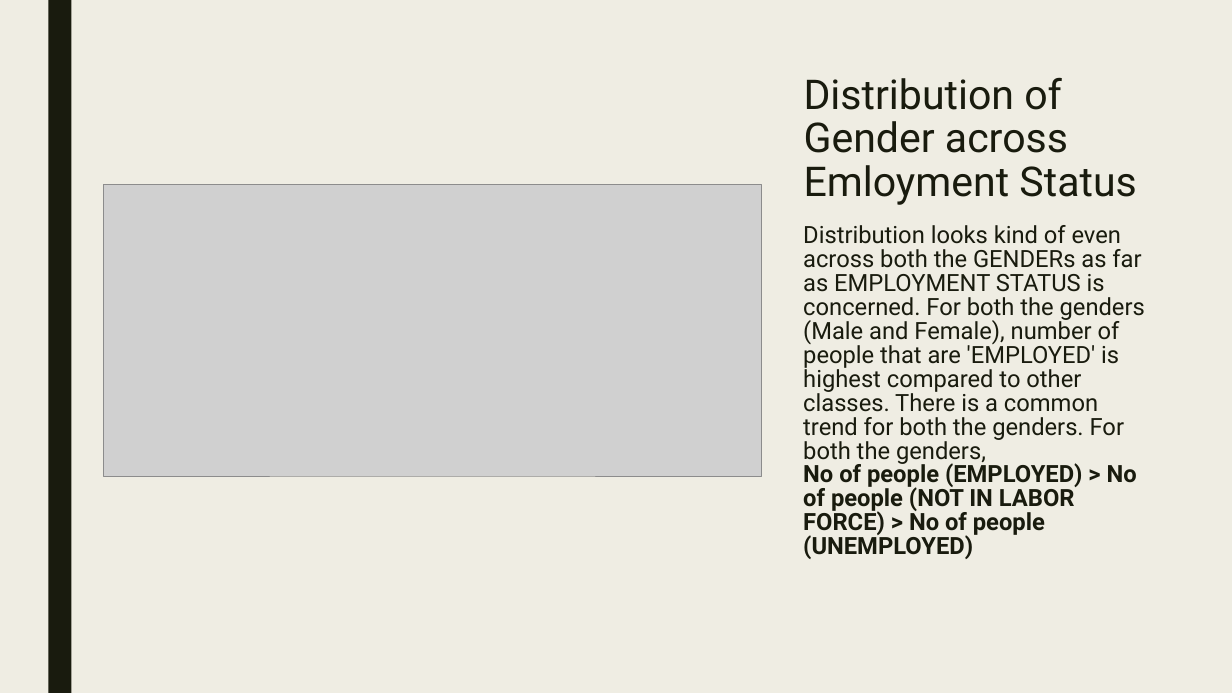
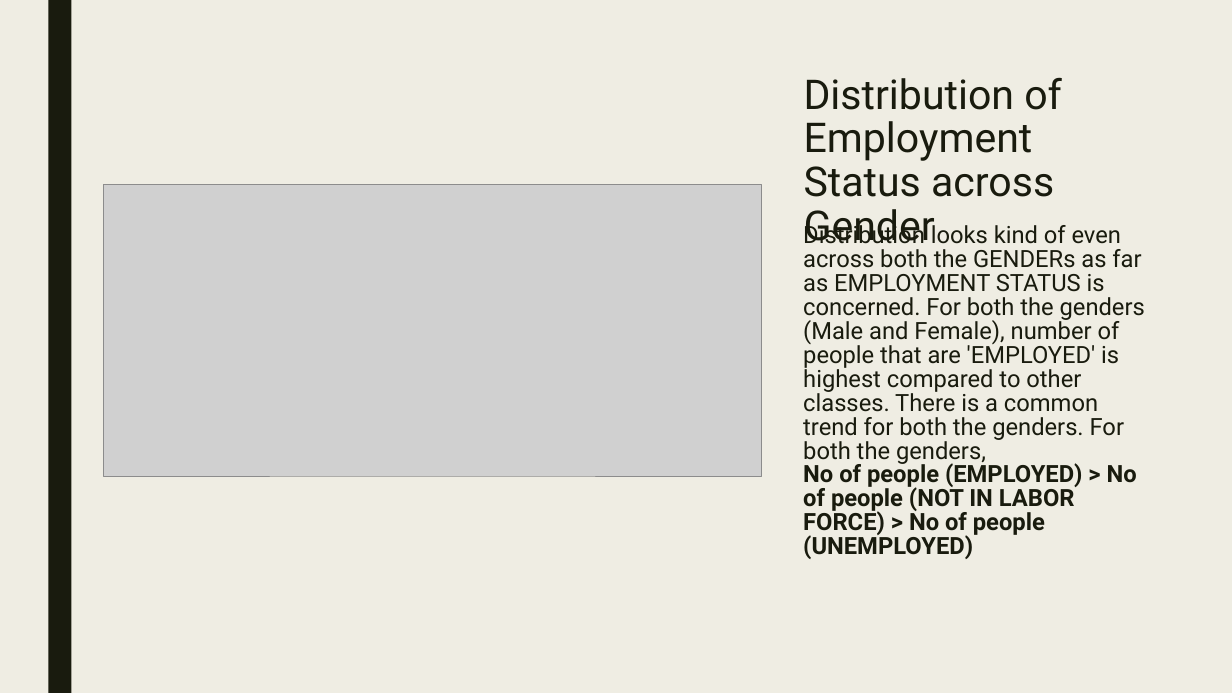
Before and after one commit to PrashantShivajiBhapkar/Analytics-Competition, a slide deck: slide 10 of ProjectPresentation.pptx. Drawn at 1232x693 pixels with LibreOffice and Linux fonts; fonts in the diff are those of the drawing; grey boxes stand for pictures. Boxes give left, top, right and bottom in pixels: in the first picture for what was removed or moved away, otherwise in the second. Text is boxed around its words. In the diff, an @@ line names an element or a change of style, - is before the commit and + after.

```diff
--- a/ProjectPresentation.pptx
+++ b/ProjectPresentation.pptx
@@ title at [804, 77, 1062, 251]: text changed @@
-Distribution of Gender across Emloyment Status
+Distribution of Employment Status across Gender
```
Also in this commit, not shown: 5 other slides changed, 6 slides added, 3 slides removed.
